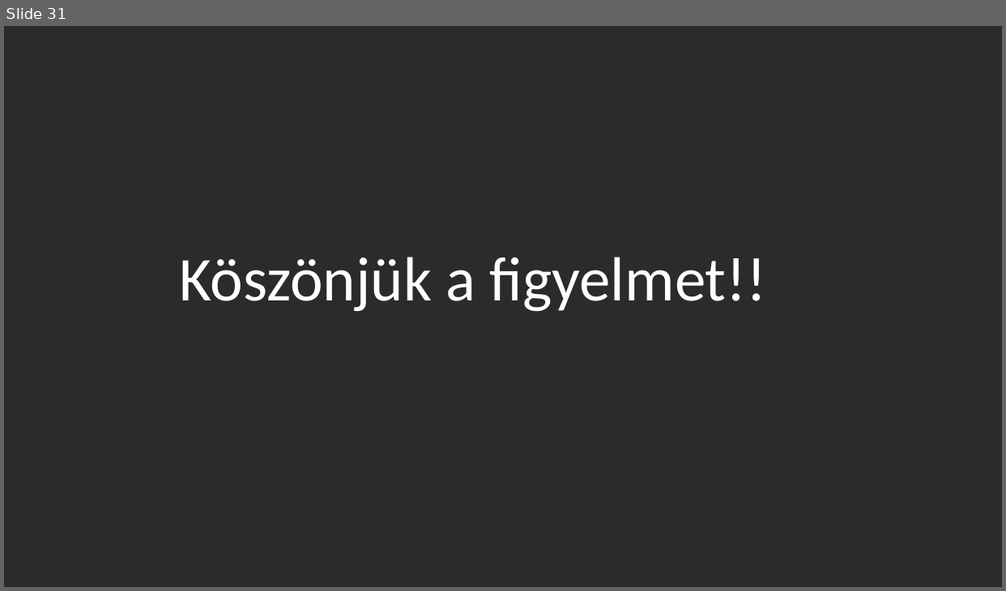
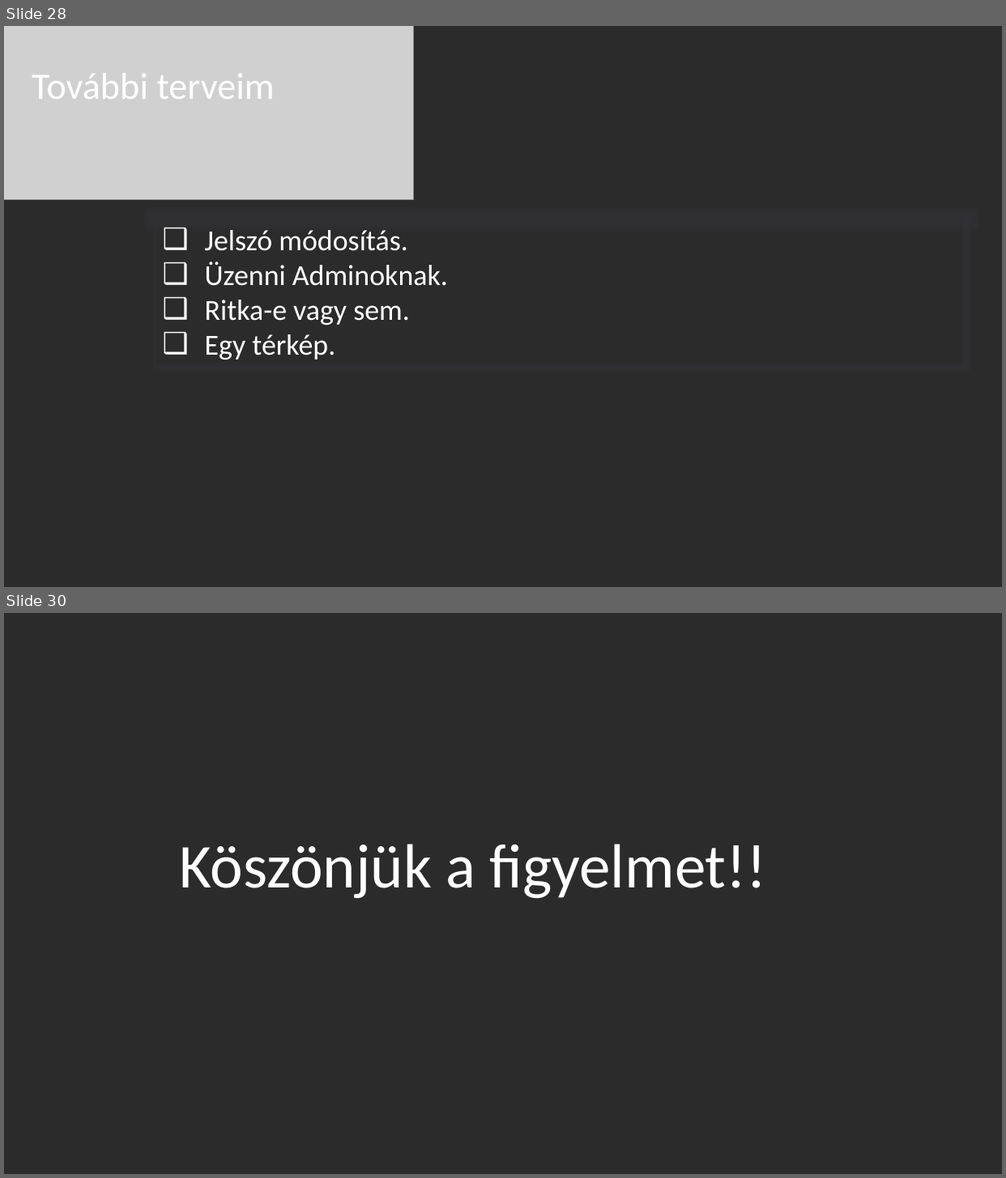
Before and after one commit to ponuzsr/vizsgaremek, a slide deck: Vizsgaremek_Ppt.pptx. Shown one above the other, each under a label of ours: slide 31 before the commit, slides 28 and 30 after it; the slides between them are not shown. The pictures are 1006x591 and 1006x1178 pixels, drawn with LibreOffice and Linux fonts; fonts in the diff are those of the drawing; grey boxes stand for pictures; background and template pictures are left out; a plain dark background stands for a picture behind light text. Boxes give left, top, right and bottom in pixels: in the first picture for what was removed or moved away, otherwise in the second. Text is boxed around its words. In the diff, an @@ line names an element or a change of style, - is before the commit and + after.

```diff
--- a/Vizsgaremek_Ppt.pptx
+++ b/Vizsgaremek_Ppt.pptx
@@ slide 28 added at [4, 26, 1002, 587], background picture (left out) @@
@@ picture added at [4, 26, 414, 199] @@
@@ text added at [32, 73, 275, 99], 36 pt, text #FFFFFF @@
+További terveim
@@ rectangle added at [155, 218, 965, 367], outline #302F34 0.75 pt, 28 pt, text #FFFFFF @@
+❑ Jelszó módosítás.
+❑ Üzenni Adminoknak.
+❑ Ritka-e vagy sem.
+❑ Egy térkép.
@@ what was slide 31 is now slide 30 @@
```
Also in this commit, not shown: 9 slides changed, 3 other slides added, 5 slides removed.
